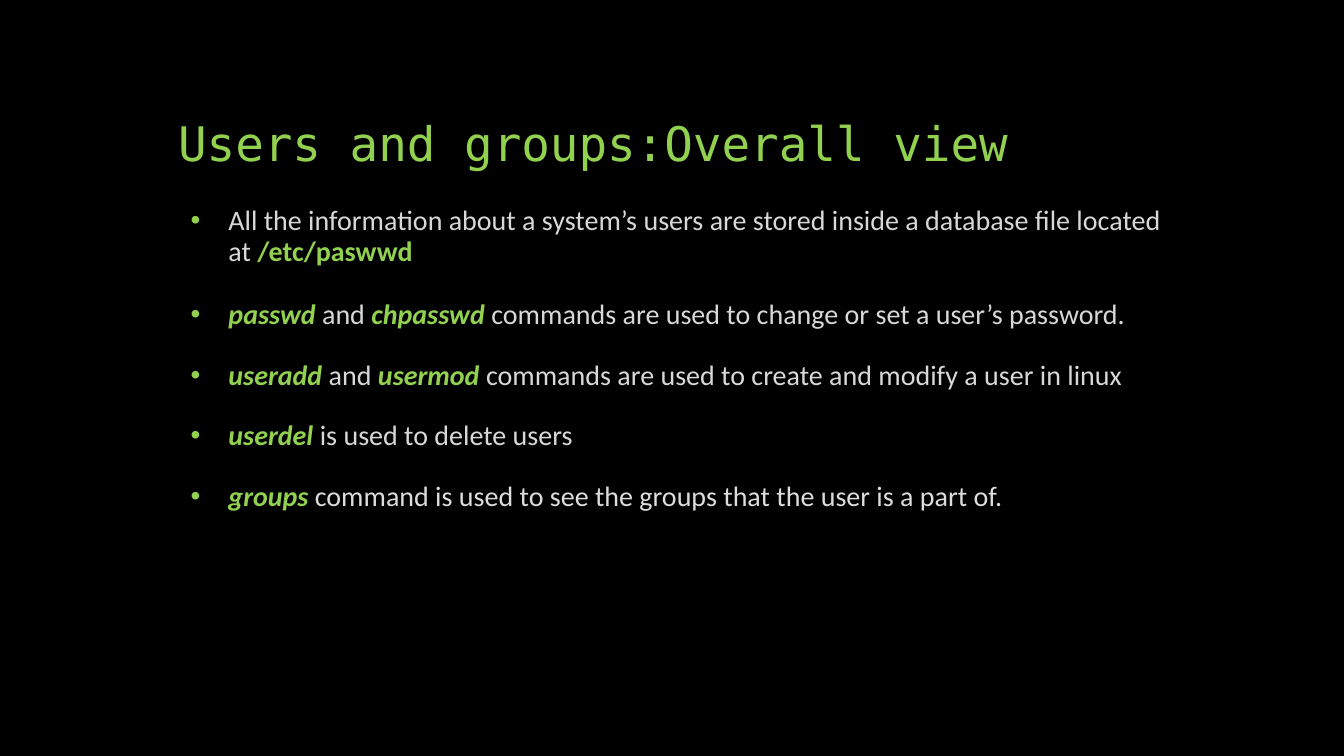
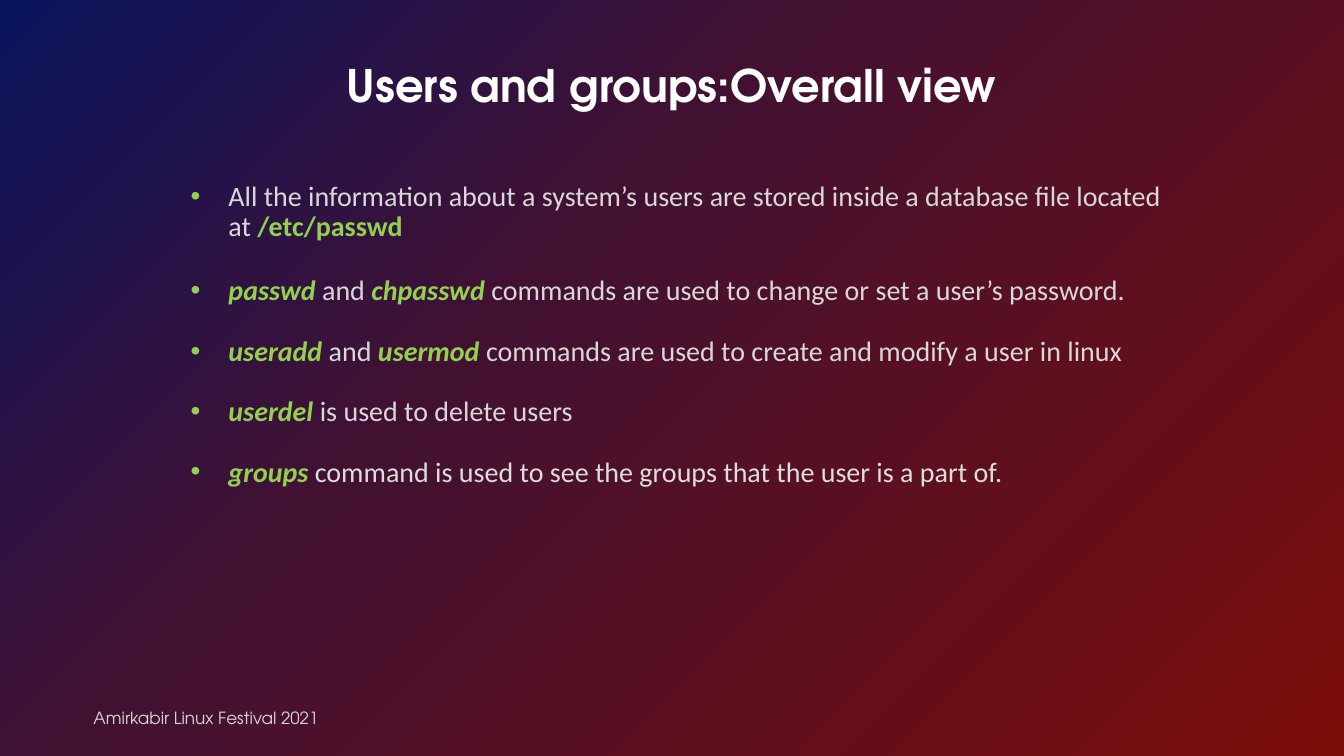
Before and after one commit to linuxfestival/introduction-to-linux-resources, a slide deck: slide 2 of PowerPoint/permissions.pptx (slide 3 before the commit). Drawn at 1344x756 pixels with LibreOffice and Linux fonts; fonts in the diff are those of the drawing. Boxes give left, top, right and bottom in pixels: in the first picture for what was removed or moved away, otherwise in the second. Text is boxed around its words. In the diff, an @@ line names an element or a change of style, - is before the commit and + after.

```diff
--- a/PowerPoint/permissions.pptx
+++ b/PowerPoint/permissions.pptx
@@ background #000000 to #FFFFFF @@
@@ rectangle added at [0,0,1344,756], fill gradient #7B0D09 to #421132 to #09145D @@
@@ title "Users and groups:Overall view": place and size @@
-title "Users and groups:Overall view" at [178,124,1007,171]
+title "Users and groups:Overall view" at [347,67,996,112]
@@ title "Users and groups:Overall view" at [347,67,996,112]: size 34 to 32 pt, font DejaVu Sans Mono to TeX Gyre Adventor, text colour #92D050 to #FFFFFF, bold on; alignment left to centre @@
@@ subtitle "All the information about a ...": place and size @@
-subtitle "All the information about a ..." at [228,210,1160,511]
+subtitle "All the information about a ..." at [228,186,1160,487]
@@ subtitle at [228,186,1160,241]: text changed @@
-• All the information about a system’s users are stored inside a database file located at /etc/paswwd
+• All the information about a system’s users are stored inside a database file located at /etc/passwd
@@ text added at [93,711,318,724], 12 pt, text #D8D8D8 @@
+Amirkabir Linux Festival 2021
```
Also in this commit, not shown: 11 other slides changed, 2 slides added, 4 slides removed.
